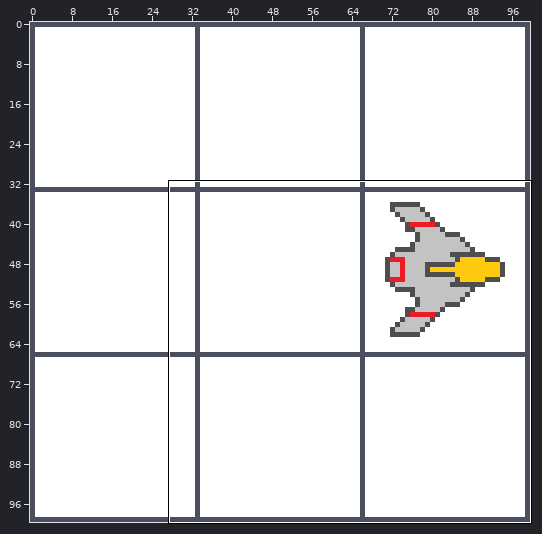
Sprite sheet: images/fighter.png. The picture above shows the old version from afar; the outline marks the close-up.
Close-up. Before the edit:
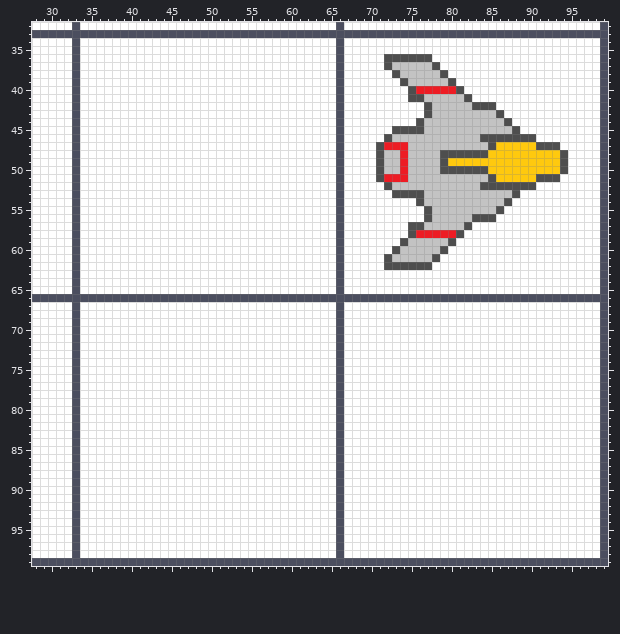
The file is 100x100 pixels. Colours within 5 levels of each other are drawn and written as one. Shown: x 28..99, y 32..99.
New version:
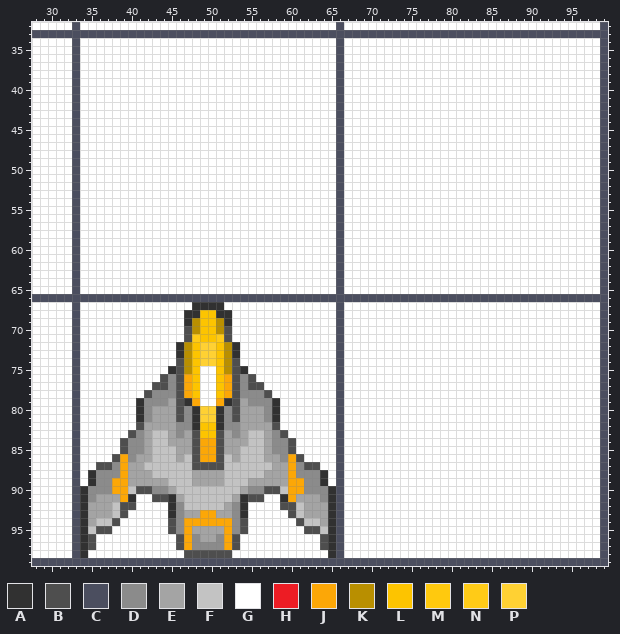
Palette (. is transparent): A #313131  B #4e4e4e  C #4b4e5f  D #8b8b8b  E #a4a4a4  F #c3c3c3  G #ffffff  H #ed1c24  J #fca707  K #b98f00  L #fdc400  M #ffc90e  N #ffcb17  P #ffd133
From the commit log: Worked on the ship.png
Difference:
y 36: x 72..77 BBBBBB -> GGGGGG
y 37: x 72..78 BFFFFFB -> GGGGGGG
y 38: x 73..79 BFFFFFB -> GGGGGGG
y 39: x 74..80 BFFFFFB -> GGGGGGG
y 40: x 75..81 BHHHHHB -> GGGGGGG
y 41: x 75..82 BBFFFFFB -> GGGGGGGG
y 42: x 77..85 BFFFFFBBB -> GGGGGGGGG
y 43: x 77..86 BFFFFFFFFB -> GGGGGGGGGG
y 44: x 76..87 BFFFFFFFFFFB -> GGGGGGGGGGGG
y 45: x 73..88 BBBBFFFFFFFFFFFB -> GGGGGGGGGGGGGGGG
y 46: x 72..90 BFFFFFFFFFFFBBBBBBB -> GGGGGGGGGGGGGGGGGGG
y 47: x 71..93 BHHHFFFFFFFFFFBMMMMMBBB -> GGGGGGGGGGGGGGGGGGGGGGG
y 48: x 71..94 BFFHFFFFBBBBBBMMMMMMMMMB -> GGGGGGGGGGGGGGGGGGGGGGGG
y 49: x 71..94 BFFHFFFFBMMMMMMMMMMMMMMB -> GGGGGGGGGGGGGGGGGGGGGGGG
y 50: x 71..94 BFFHFFFFBBBBBBMMMMMMMMMB -> GGGGGGGGGGGGGGGGGGGGGGGG
y 51: x 71..93 BHHHFFFFFFFFFFBMMMMMBBB -> GGGGGGGGGGGGGGGGGGGGGGG
y 52: x 72..90 BFFFFFFFFFFFBBBBBBB -> GGGGGGGGGGGGGGGGGGG
y 53: x 73..88 BBBBFFFFFFFFFFFB -> GGGGGGGGGGGGGGGG
y 54: x 76..87 BFFFFFFFFFFB -> GGGGGGGGGGGG
y 55: x 77..86 BFFFFFFFFB -> GGGGGGGGGG
y 56: x 77..85 BFFFFFBBB -> GGGGGGGGG
y 57: x 75..82 BBFFFFFB -> GGGGGGGG
y 58: x 75..81 BHHHHHB -> GGGGGGG
y 59: x 74..80 BFFFFFB -> GGGGGGG
y 60: x 73..79 BFFFFFB -> GGGGGGG
y 61: x 72..78 BFFFFFB -> GGGGGGG
y 62: x 72..77 BBBBBB -> GGGGGG
y 67: x 48..51 GGGG -> AAAA
y 68: x 47..52 GGGGGG -> AALLAA
y 69: x 47..52 GGGGGG -> AKLLKA
y 70: x 47..52 GGGGGG -> BKLLKB
y 71: x 47..52 GGGGGG -> BNLLNB
y 72..73: x 46..53 GGGGGGGG -> AKLPPLKA
y 74: x 46..53 GGGGGGGG -> BKLPPLKB
y 75: x 45..48 GGGG -> ABKL; x 51..54 GGGG -> LKBA
y 76: x 44..48 GGGGG -> BDBJL; x 51..55 GGGGG -> LJBDB
y 77: x 43..48 GGGGGG -> BBDBJL; x 51..56 GGGGGG -> LJBDBB
y 78: x 42..48 GGGGGGG -> BDDDBJL; x 51..57 GGGGGGG -> LJBDDDB
y 79: x 41..48 GGGGGGGG -> ADDDEBAJ; x 51..58 GGGGGGGG -> JABEDDDA
y 80..81: x 41..58 GGGGGGGGGGGGGGGGGG -> ADEEEBDAPPADBEEEDA
y 82: x 41..58 GGGGGGGGGGGGGGGGGG -> BEEEEDDALLADDEEEEB
y 83: x 40..59 GGGGGGGGGGGGGGGGGGGG -> BDEFFEDEBLLBEDEFFEDB
y 84: x 39..60 GGGGGGGGGGGGGGGGGGGGGG -> BDDEFFEEEBJJBEEEFFEDDB
y 85: x 39..60 GGGGGGGGGGGGGGGGGGGGGG -> BDDEFFFEEBJJBEEFFFEDDB
y 86: x 38..61 GGGGGGGGGGGGGGGGGGGGGGGG -> BJDEEFFFEFBJJBFEFFFEEDJB
y 87: x 36..63 GGGGGGGGGGGGGGGGGGGGGGGGGGGG -> BBDJEEFFFFFFBBBBFFFFFFEEJDBB
y 88: x 35..64 GGGGGGGGGGGGGGGGGGGGGGGGGGGGGG -> ADDDJEEEFFFFFEEEEFFFFFEEEJDDDA
y 89: x 35..64 GGGGGGGGGGGGGGGGGGGGGGGGGGGGGG -> ADDJJEEEEEFFFEEEEFFFEEEEEJJDDA
y 90: x 34..65 GGGGGGGGGGGGGGGGGGGGGGGGGGGGGGGG -> ADDDJJFBBDDEFFFFFFFFEDDBBFJJDDDA
y 91: x 34..40 GGGGGGG -> ADEEEJA; x 43..56 GGGGGGGGGGGGGG -> BBAEFFFFFFEABB; x 59..65 GGGGGGG -> AJEEEDA
y 92: x 34..40 GGGGGGG -> AEEEFBB; x 45..54 GGGGGGGGGG -> ADFFFFFEDA; x 59..65 GGGGGGG -> BBFEEEA
y 93: x 34..39 GGGGGG -> AEEEFB; x 45..54 GGGGGGGGGG -> ADEEJJEEDA; x 60..65 GGGGGG -> BFEEEA
y 94: x 34..38 GGGGG -> AEFFB; x 45..54 GGGGGGGGGG -> BDJJJJJJDB; x 61..65 GGGGG -> BFFEA
y 95: x 34..37 GGGG -> AFBB; x 45..54 GGGGGGGGGG -> BDJEEEEJDB; x 62..65 GGGG -> BBFA
y 96: x 34..35 GG -> AB; x 46..53 GGGGGGGG -> BJDEEDJB; x 64..65 GG -> BA
y 97: x 34..35 GG -> AB; x 46..53 GGGGGGGG -> BJDDDDJB; x 64..65 GG -> BA
y 98: x 34 G -> A; x 47..52 GGGGGG -> BBBBBB; x 65 G -> A
